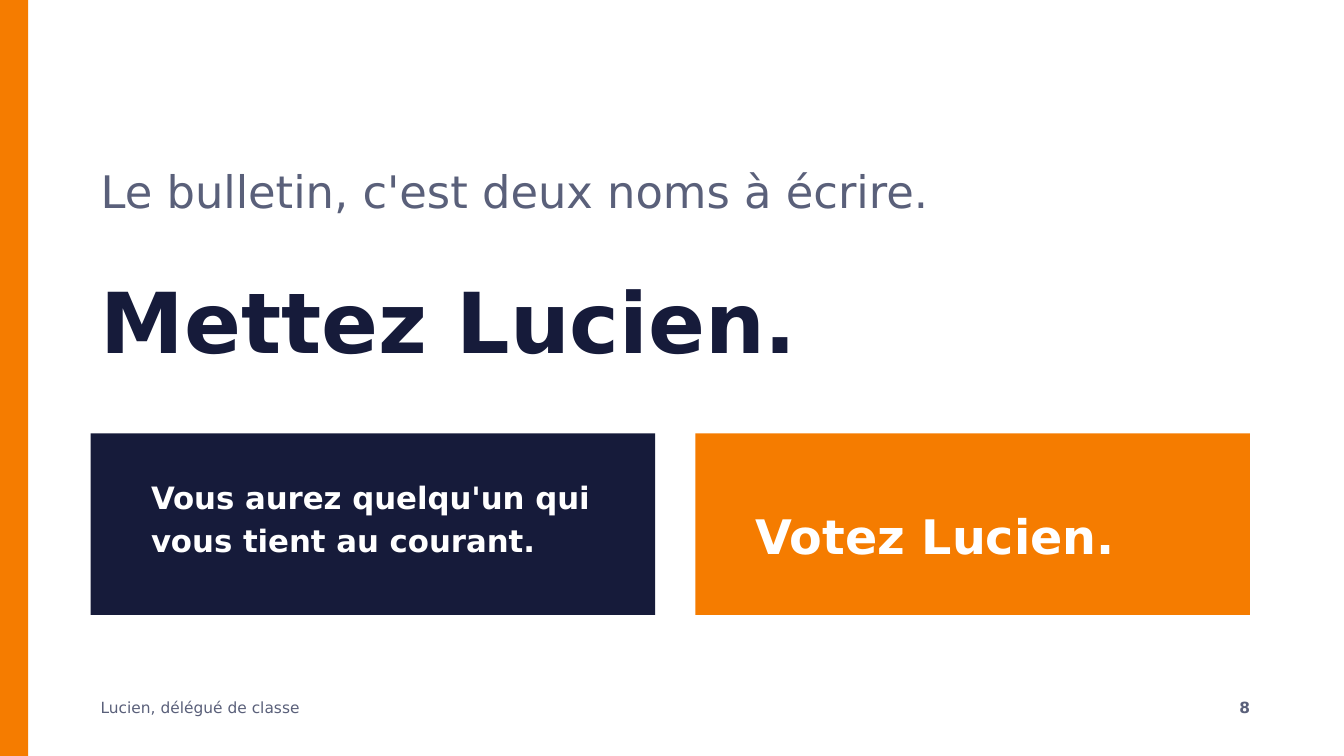
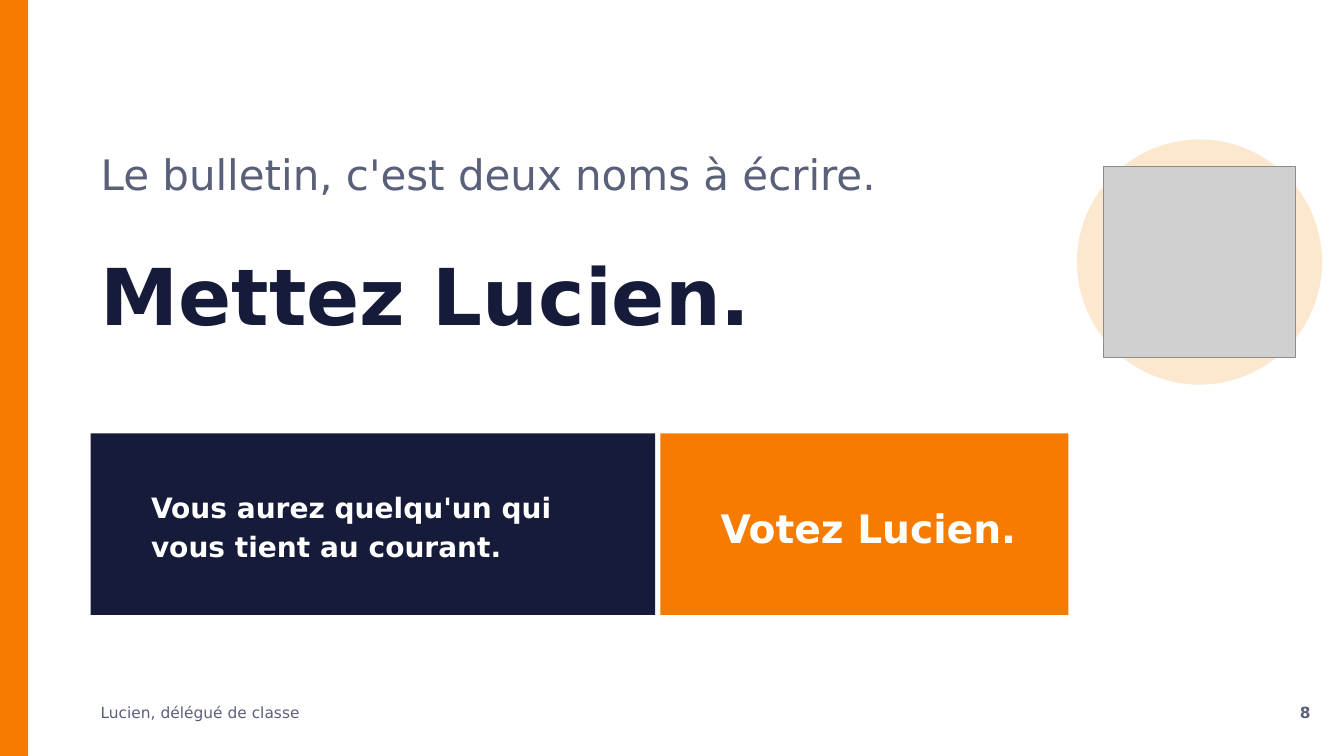
Before and after one commit to lucien-cmd/perso, a slide deck: slide 8 of campagne-delegue-lucien.pptx. Drawn at 1344x756 pixels with LibreOffice and Linux fonts; fonts in the diff are those of the drawing; grey boxes stand for pictures. Boxes give left, top, right and bottom in pixels: in the first picture for what was removed or moved away, otherwise in the second. Text is boxed around its words. In the diff, an @@ line names an element or a change of style, - is before the commit and + after.

```diff
--- a/campagne-delegue-lucien.pptx
+++ b/campagne-delegue-lucien.pptx
@@ text "Le bulletin, c'est deux noms ..." moved from (x1=101, y1=172, x2=928, y2=355) to (x1=101, y1=156, x2=875, y2=326) @@
@@ text "Le bulletin, c'est deux noms ..." at (x1=101, y1=156, x2=875, y2=326): size 32 to 30 pt in "Le bulletin, c'est deux noms à écrire."; size 60 to 56 pt in "Mettez Lucien."; less space between paragraphs @@
@@ ellipse added at (x1=1077, y1=139, x2=1322, y2=384), fill #FCE7CF @@
@@ picture added at (x1=1104, y1=166, x2=1296, y2=358) @@
@@ text "Vous aurez quelqu'un qui vous ..." moved from (x1=151, y1=485, x2=589, y2=553) to (x1=151, y1=496, x2=552, y2=558) @@
@@ text "Vous aurez quelqu'un qui vous ..." at (x1=151, y1=496, x2=552, y2=558): size 22 to 20 pt; vertical alignment top to middle @@
@@ rectangle resized from (x1=696, y1=434, x2=1250, y2=615) to (x1=660, y1=434, x2=1069, y2=615) @@
@@ text "Votez Lucien." moved from (x1=756, y1=518, x2=1115, y2=555) to (x1=721, y1=513, x2=1016, y2=544) @@
@@ text "Votez Lucien." at (x1=721, y1=513, x2=1016, y2=544): size 34 to 28 pt; vertical alignment top to middle @@
@@ text "Lucien, délégué de classe" moved from (x1=101, y1=700, x2=300, y2=716) to (x1=101, y1=705, x2=300, y2=721) @@
@@ text "8" moved from (x1=1239, y1=701, x2=1250, y2=713) to (x1=1300, y1=706, x2=1311, y2=718) @@
```
Also in this commit, not shown: 7 other slides changed, 2 other files.
